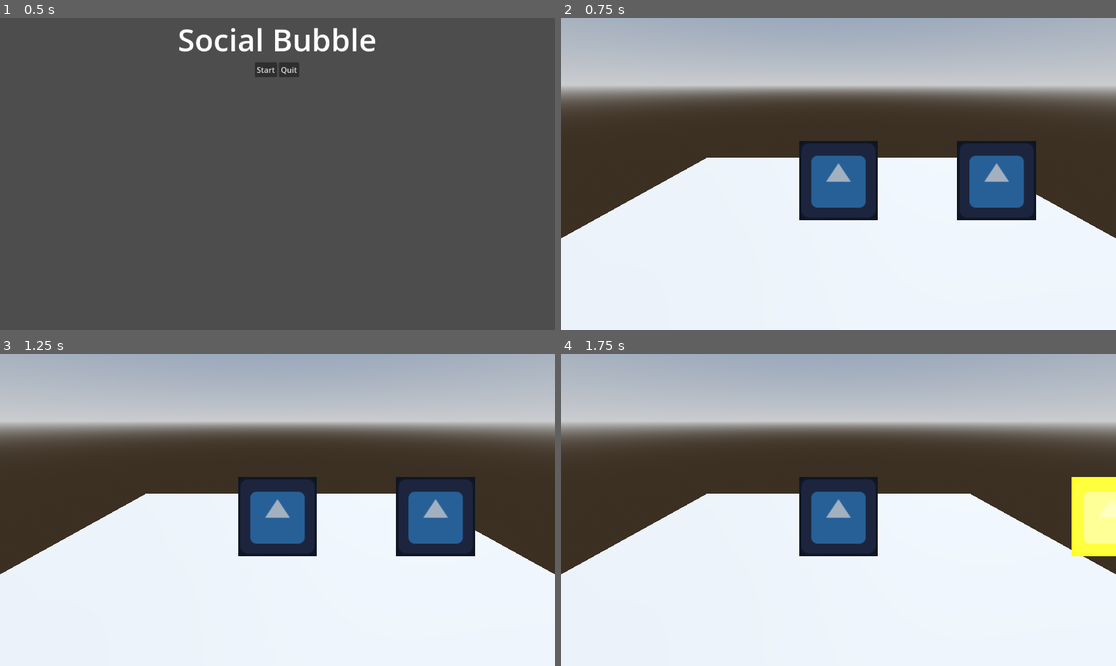
Above: before the commit, frames 1-4 (two rows, left to right).
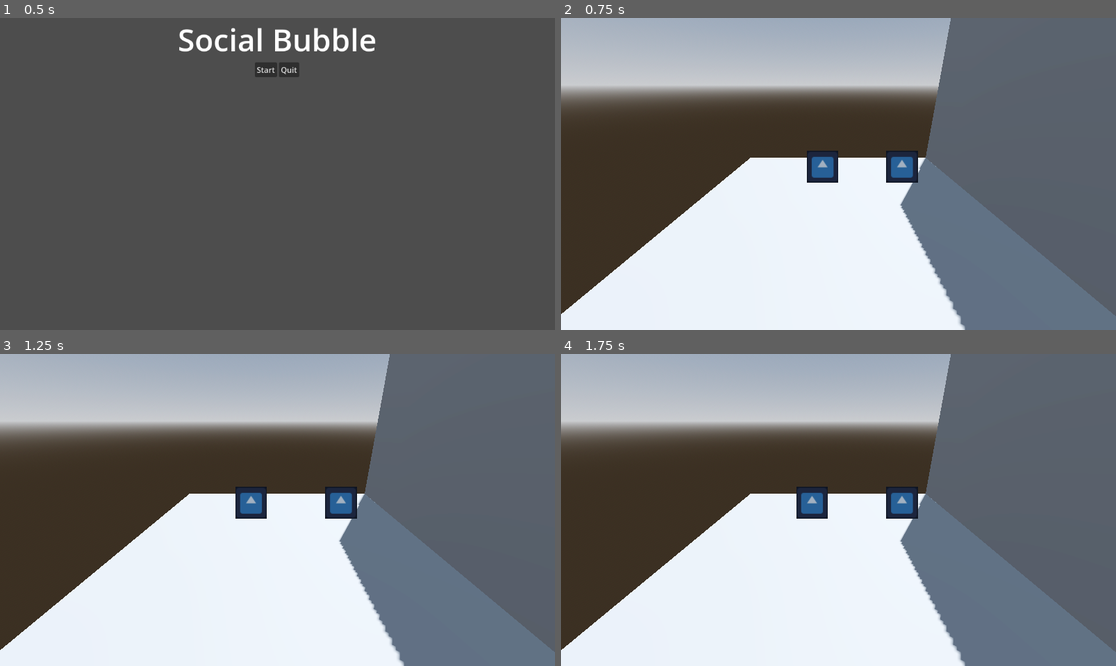
Above: after the commit, the same moments.

Repository: EAinsley/globalgamejam
Game: Godot game, scene res://scenes/start_menu.tscn
Same seed, same stepped clock (60 frames per second), same inputs: the game is played once before the commit and once after it. The project has no main scene, so this scene is started directly. The engine's default icon, where the game draws it, is replaced by a stand-in: a white triangle on a blue panel in a dark square.
Inputs (mouse positions are in pixels of both pictures, inside the frame that each line leads up to):
- Up to frame 1 (0.5 s): no input
- Up to frame 2 (0.75 s): click "Start" at 0.5 s
- Up to frame 3 (1.25 s): no input
- Up to frame 4 (1.75 s): tap Enter at 1.25 s; move the mouse to (960, 494) at 1.27 s; press the mouse at (960, 494) at 1.28 s; hold D (move_right) from 1.28 s (still down)

Frame 1 is identical in both runs. In frame 2, 42% of the frame differs, in the area x 0-100%, y 0-100%; in frame 3, 42%; in frame 4, 42%.

Commit message:
move and push

Diff:
--- a/Characters/characer_click_3d.tscn
+++ b/Characters/characer_click_3d.tscn
@@ -16,6 +16,9 @@
 
 [sub_resource type="CapsuleShape3D" id="CapsuleShape3D_5cfqy"]
 
+[sub_resource type="SphereShape3D" id="SphereShape3D_5cfqy"]
+radius = 1.4
+
 [node name="CharacterClick3D" type="CharacterBody3D"]
 script = ExtResource("1_1jsgr")
 
@@ -23,6 +26,17 @@
 mesh = SubResource("QuadMesh_5cfqy")
 
 [node name="CollisionShape3D" type="CollisionShape3D" parent="."]
+visible = false
 shape = SubResource("CapsuleShape3D_5cfqy")
 
+[node name="PushArea" type="Area3D" parent="."]
+collision_layer = 2
+collision_mask = 2
+input_ray_pickable = false
+
+[node name="CollisionShape3D" type="CollisionShape3D" parent="PushArea"]
+shape = SubResource("SphereShape3D_5cfqy")
+
 [connection signal="input_event" from="." to="." method="_on_input_event"]
+[connection signal="area_entered" from="PushArea" to="." method="_on_push_area_area_entered"]
+[connection signal="area_exited" from="PushArea" to="." method="_on_push_area_area_exited"]
--- a/scenes/level_3d.tscn
+++ b/scenes/level_3d.tscn
@@ -41,7 +41,7 @@
 transform = Transform3D(1, 0, 0, 0, 1, 0, 0, 0, 1, 2, 0, 0)
 
 [node name="Camera3D" type="Camera3D" parent="."]
-transform = Transform3D(1, 0, 0, 0, 0.916153, 0.400829, 0, -0.400829, 0.916153, 0, 1.10505, 2.32155)
+transform = Transform3D(1, 0, 0, 0, 0.916153, 0.400829, 0, -0.400829, 0.916153, 0, 2.35781, 5.9578)
 
 [node name="StaticBody3D" type="StaticBody3D" parent="."]
 
@@ -53,6 +53,17 @@
 transform = Transform3D(1, 0, 0, 0, 1, 0, 0, 0, 1, 0, -1.47629, 0)
 shape = SubResource("ConcavePolygonShape3D_cy78i")
 
+[node name="StaticBody3D2" type="StaticBody3D" parent="."]
+transform = Transform3D(-4.37114e-08, -1, 0, 1, -4.37114e-08, 0, 0, 0, 1, 3.5284, 3.54895, 0)
+
+[node name="MeshInstance3D" type="MeshInstance3D" parent="StaticBody3D2"]
+transform = Transform3D(1, 0, 0, 0, 1, 0, 0, 0, 1, 0, -1.47629, 0)
+mesh = SubResource("BoxMesh_cy78i")
+
+[node name="CollisionShape3D" type="CollisionShape3D" parent="StaticBody3D2"]
+transform = Transform3D(1, 0, 0, 0, 1, 0, 0, 0, 1, 0, -1.47629, 0)
+shape = SubResource("ConcavePolygonShape3D_cy78i")
+
 [node name="UILayer" type="CanvasLayer" parent="."]
 
 [node name="InGameMenu" parent="UILayer" instance=ExtResource("3_qa8vf")]
--- a/scripts/characters/character_click_3d.gd
+++ b/scripts/characters/character_click_3d.gd
@@ -3,7 +3,8 @@
 
 signal picked(node: CharacterClick3D)
 
-@export var speed: float = 200.
+@export var speed: float = 100.
+@export var avoid_speed: float = 100.
 
 var velocity_xy := Vector2(0.0, 0.0)
 
@@ -27,17 +28,17 @@
 	selected = false
 
 func _process(delta: float) -> void:
-	velocity_xy = Input.get_vector("move_left", "move_right", "move_up", "move_down") * delta * speed
+	if selected:
+		velocity_xy = Input.get_vector("move_left", "move_right", "move_up", "move_down") * speed
 
 func _physics_process(delta: float) -> void:
-	if not selected:
-		return
-	velocity.x = velocity_xy.x
-	velocity.z = velocity_xy.y
+	velocity.x = velocity_xy.x * delta
+	velocity.z = velocity_xy.y * delta
 	move_and_slide()
 
 func drop() -> void:
 	selected = false
+	velocity_xy = Vector2.ZERO
 
 func pick() -> void:
 	print("picked ", name)
@@ -48,3 +49,16 @@
 	if event.is_action_pressed("pick"):
 		print("clicked", name)
 		picked.emit(self)
+
+
+func _on_push_area_area_entered(area: Area3D) -> void:
+	print("detect other people by", name)
+	if not selected:
+		var delta_position : Vector3 = get_parent().global_position - area.get_parent().global_position
+		velocity_xy = Vector2(delta_position.x, delta_position.z) * avoid_speed
+
+
+
+func _on_push_area_area_exited(area: Area3D) -> void:
+	if not selected:
+		velocity_xy = Vector2.ZERO
Not shown: 1 places in Characters/characer_click_3d.tscn that only renumber resources
